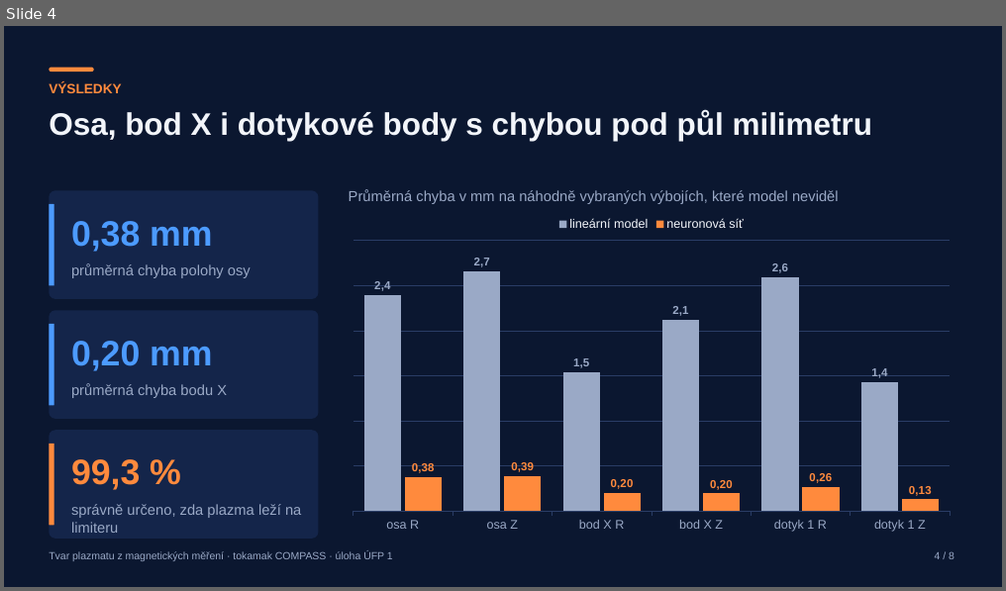
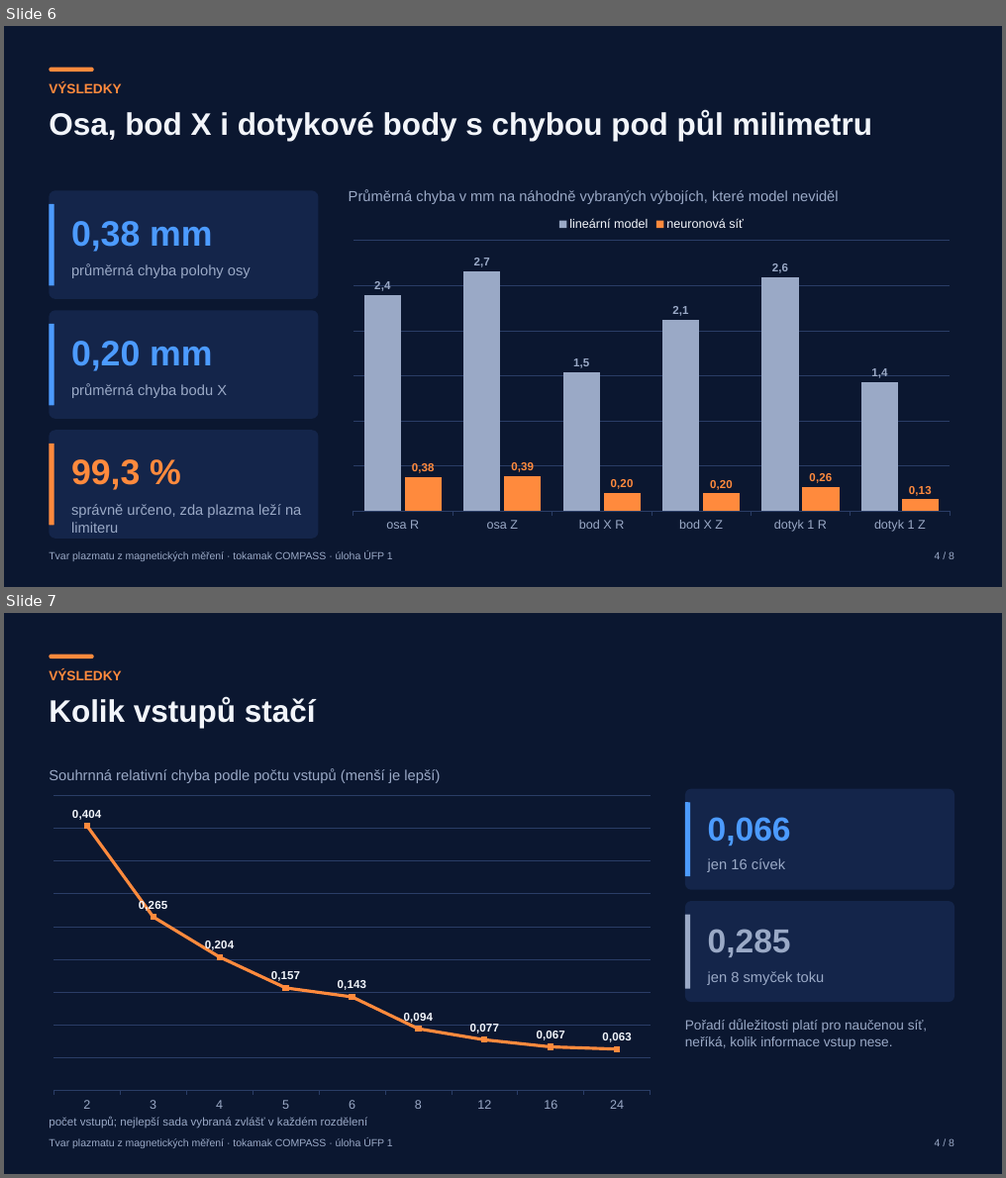
Before and after one commit to mschiller890/hackathon, a slide deck: presentation/deck/slides.pptx. Shown one above the other, each under a label of ours: slide 4 before the commit, slides 6 and 7 after it. The pictures are 1006x591 and 1006x1178 pixels, drawn with LibreOffice and Linux fonts; fonts in the diff are those of the drawing. Boxes give left, top, right and bottom in pixels: in the first picture for what was removed or moved away, otherwise in the second. Text is boxed around its words. In the diff, an @@ line names an element or a change of style, - is before the commit and + after.

```diff
--- a/presentation/deck/slides.pptx
+++ b/presentation/deck/slides.pptx
@@ slide 7 added at (4,613,1002,1174), background #0B1730 @@
@@ rounded rectangle added at (49,655,94,659), fill #FF8A3D @@
@@ text added at (49,669,121,680), 13 pt, text #FF8A3D, bold @@
+VÝSLEDKY
@@ text added at (49,697,316,728), 30 pt, text #F2F5FA, bold @@
+Kolik vstupů stačí
@@ line chart added at (42,789,662,1118) @@
+categories: 2, 3, 4, 5, 6, 8, 12, 16, 24
+Series 1: 100, 66, 50, 39, 35, 23, 19, 17, 16
@@ text added at (49,768,440,783), 14 pt, text #9AA9C6 @@
+Souhrnná relativní chyba podle počtu vstupů (menší je lepší)
@@ rounded rectangle added at (685,789,954,890), fill #14254A @@
@@ rounded rectangle added at (685,802,690,876), fill #4C9BFF @@
@@ text added at (708,817,791,846), 32 pt, text #4C9BFF, bold @@
+0,066
@@ text added at (708,859,785,872), 14 pt, text #9AA9C6 @@
+jen 16 cívek
@@ rounded rectangle added at (685,901,954,1002), fill #14254A @@
@@ rounded rectangle added at (685,915,690,989), fill #9AA9C6 @@
@@ text added at (708,929,791,958), 32 pt, text #9AA9C6, bold @@
+0,285
@@ text added at (708,971,825,985), 14 pt, text #9AA9C6 @@
+jen 8 smyček toku
@@ text added at (685,1020,927,1050), 13 pt, text #9AA9C6 @@
+Pořadí důležitosti platí pro naučenou síť, neříká, kolik informace vstup nese.
@@ text added at (49,1117,368,1129), 11 pt, text #9AA9C6 @@
+počet vstupů; nejlepší sada vybraná zvlášť v každém rozdělení
@@ text added at (49,1139,393,1149), 10 pt, text #9AA9C6 @@
+Tvar plazmatu z magnetických měření · tokamak COMPASS · úloha ÚFP 1
@@ text added at (935,1140,954,1147), 10 pt, text #9AA9C6 @@
+4 / 8
@@ what was slide 4 is now slide 6 @@
```
Also in this commit, not shown: 5 slides changed, 4 other slides added, 1 other file.
